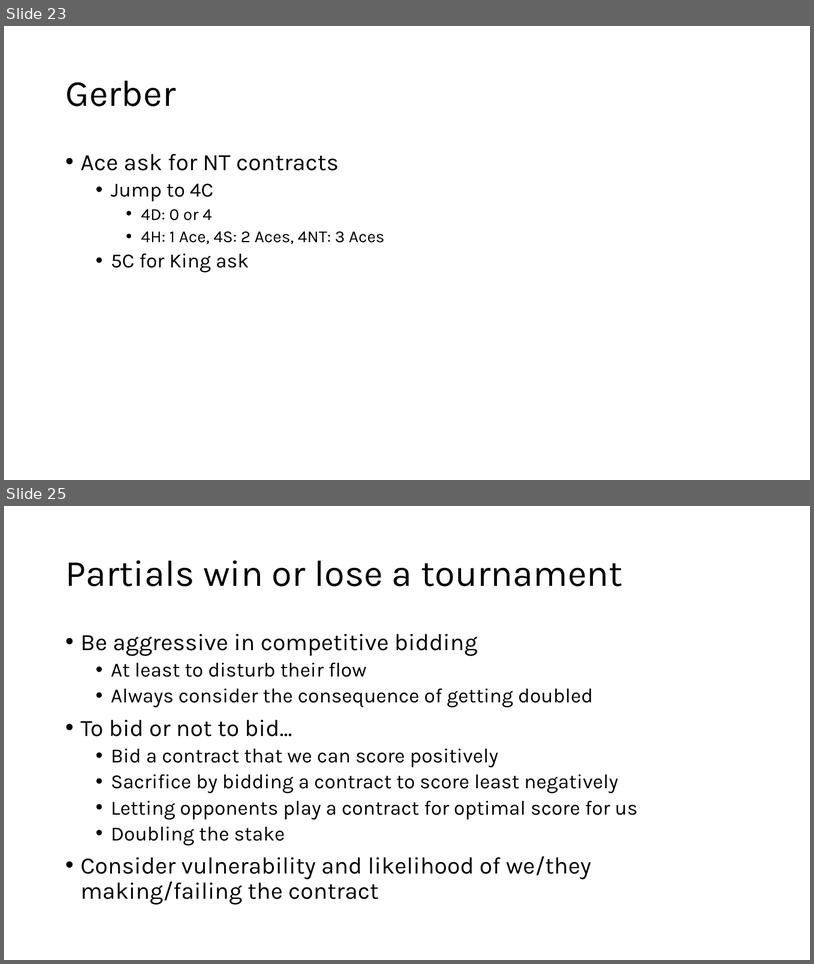
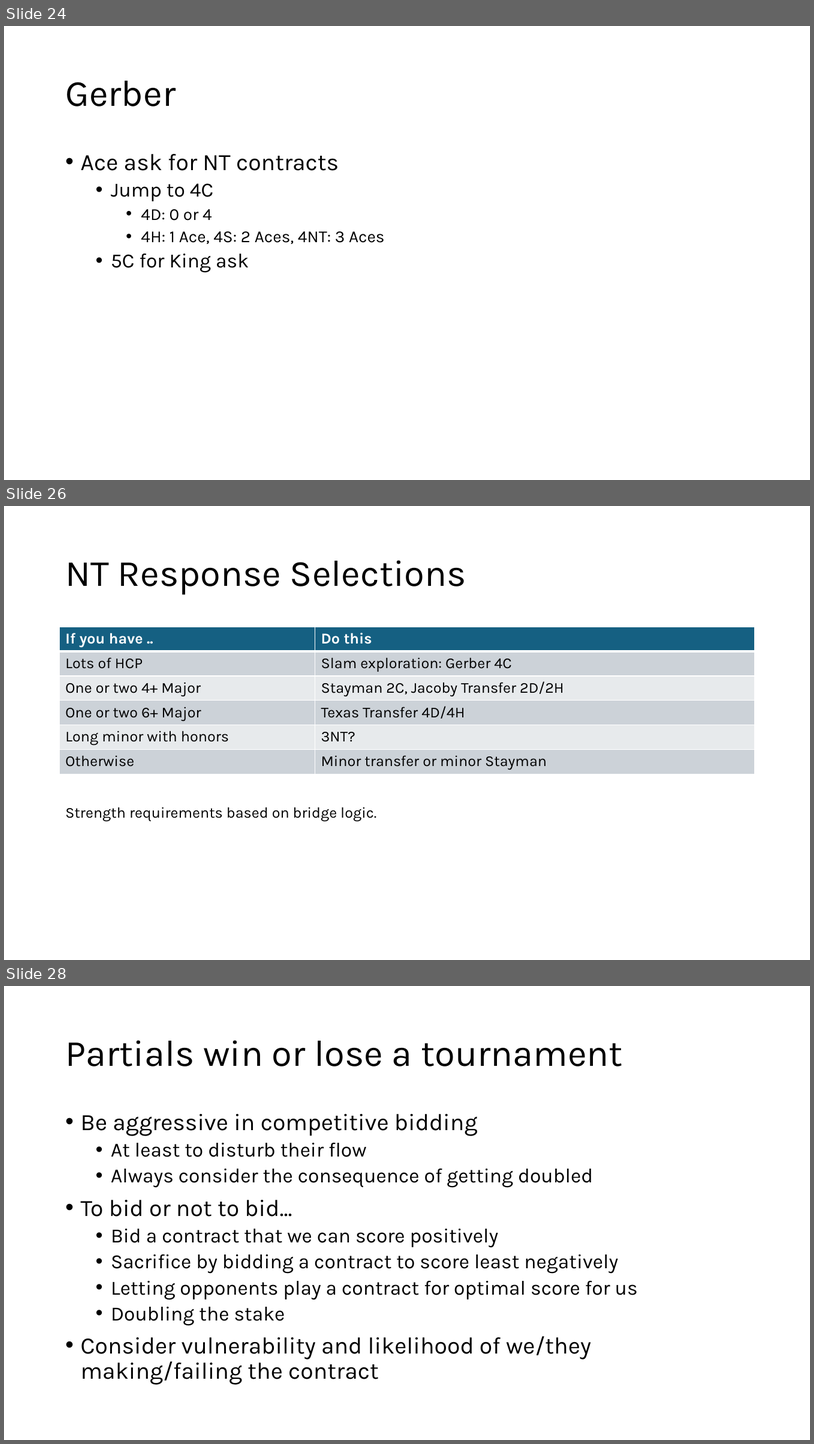
Before and after one commit to sywhub/bridge101, a slide deck: lectures.pptx. Shown one above the other, each under a label of ours: slides 23 and 25 before the commit, slides 24, 26 and 28 after it; the slides between them are not shown. The pictures are 814x964 and 814x1444 pixels, drawn with LibreOffice and Linux fonts; fonts in the diff are those of the drawing; background and template pictures are left out. Boxes give left, top, right and bottom in pixels: in the first picture for what was removed or moved away, otherwise in the second. Text is boxed around its words. In the diff, an @@ line names an element or a change of style, - is before the commit and + after.

```diff
--- a/lectures.pptx
+++ b/lectures.pptx
@@ slide 26 added at [4,506,810,960], background #FFFFFF @@
@@ title added at [65,560,467,595], 44 pt, text #000000 @@
+NT Response Selections
@@ table added at [60,627,755,774], 6 rows, 2 columns @@
+If you have .. | Do this
+Lots of HCP | Slam exploration: Gerber 4C
+One or two 4+ Major | Stayman 2C, Jacoby Transfer 2D/2H
+One or two 6+ Major | Texas Transfer 4D/4H
+Long minor with honors | 3NT?
+Otherwise | Minor transfer or minor Stayman
@@ text added at [65,807,377,822], 18 pt, text #000000 @@
+Strength requirements based on bridge logic.
@@ what was slide 23 is now slide 24 @@
@@ what was slide 25 is now slide 28 @@
```
Also in this commit, not shown: 6 slides changed, 2 other slides added, 2 other files.
